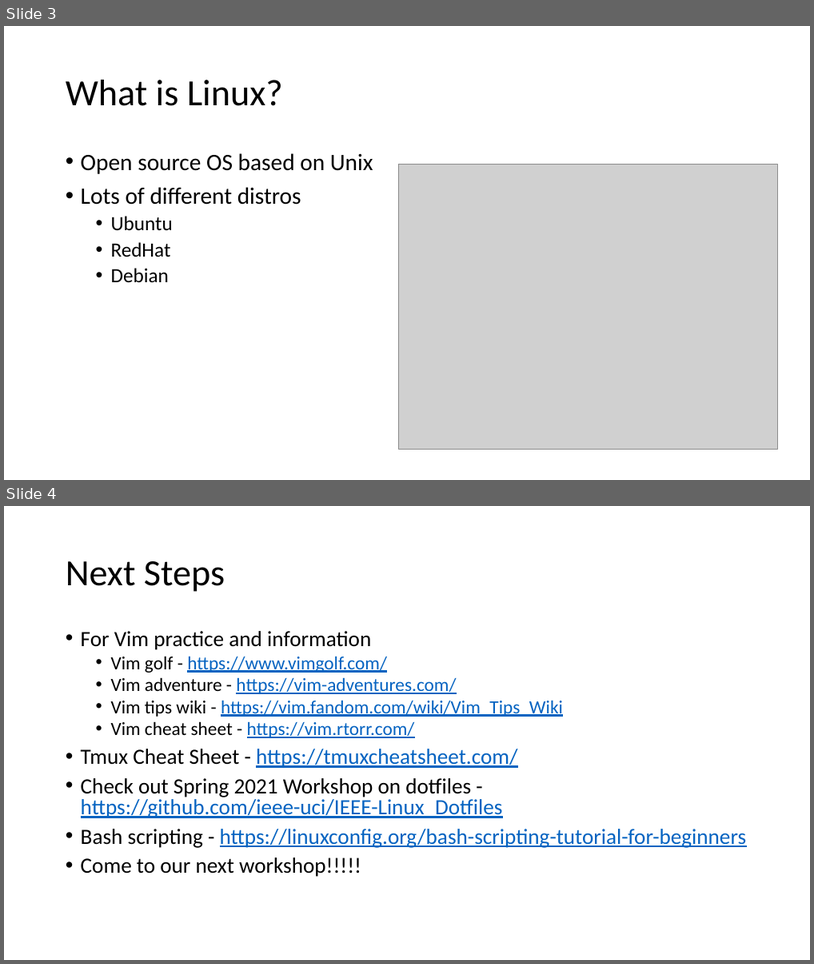
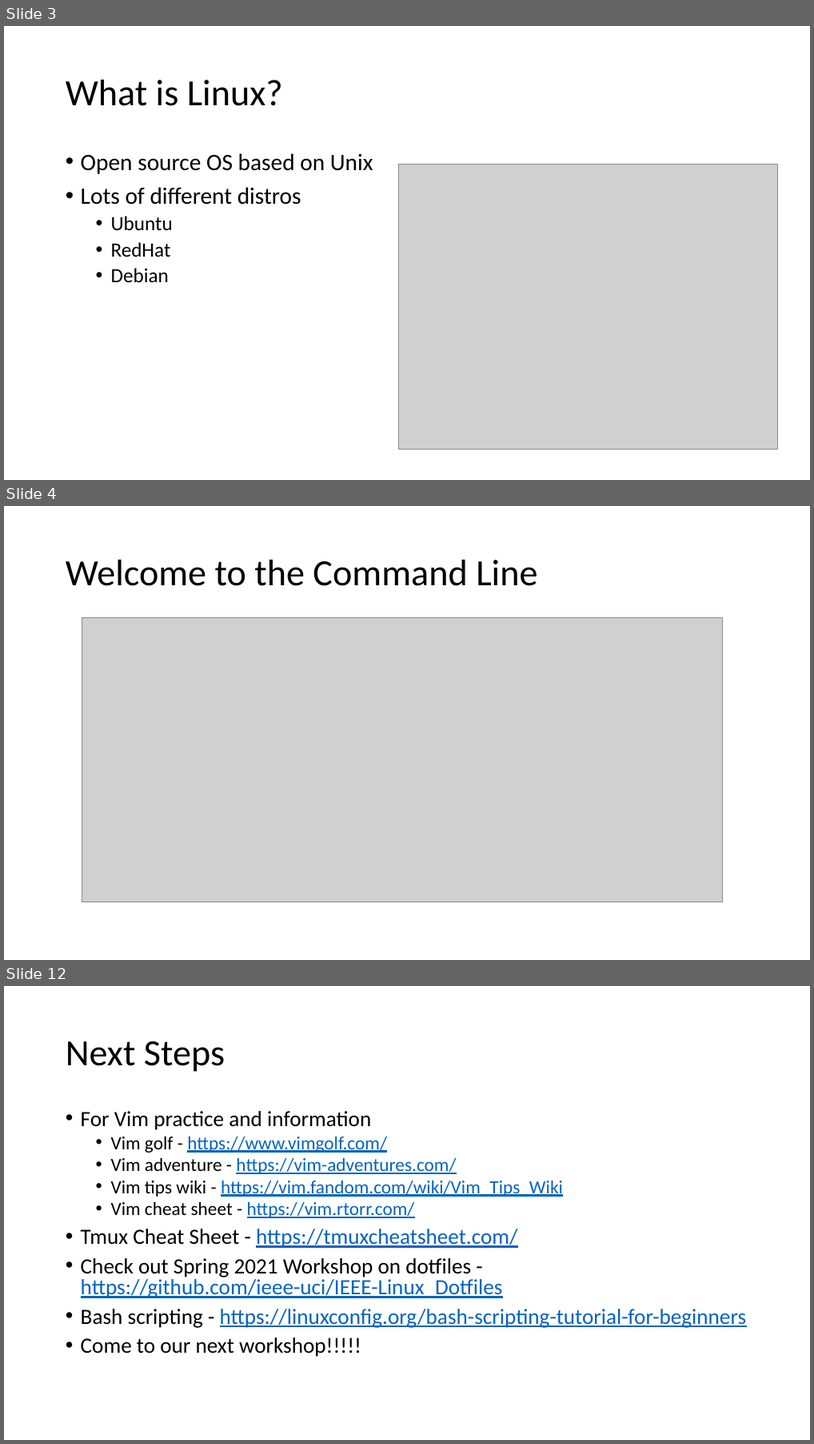
Before and after one commit to ValenYamamoto/IEEE_Linux_Workshop, a slide deck: Linux_slides.pptx. Shown one above the other, each under a label of ours: slides 3 and 4 before the commit, slides 3, 4 and 12 after it; the slides between them are not shown. The pictures are 814x964 and 814x1444 pixels, drawn with LibreOffice and Linux fonts; fonts in the diff are those of the drawing; grey boxes stand for pictures. Boxes give left, top, right and bottom in pixels: in the first picture for what was removed or moved away, otherwise in the second. Text is boxed around its words. In the diff, an @@ line names an element or a change of style, - is before the commit and + after.

```diff
--- a/Linux_slides.pptx
+++ b/Linux_slides.pptx
@@ slide 4 added at [4, 506, 810, 960], background #FFFFFF @@
@@ title added at [66, 560, 538, 586], 44 pt, text #000000 @@
+Welcome to the Command Line
@@ picture added at [82, 618, 723, 902] @@
@@ what was slide 4 is now slide 12 @@
```
Also in this commit, not shown: 7 other slides added.
